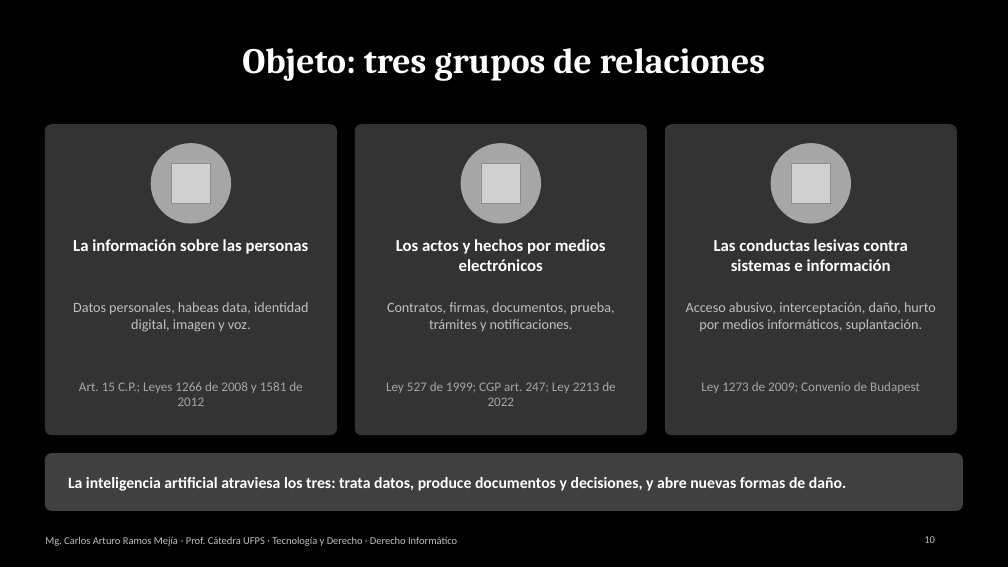
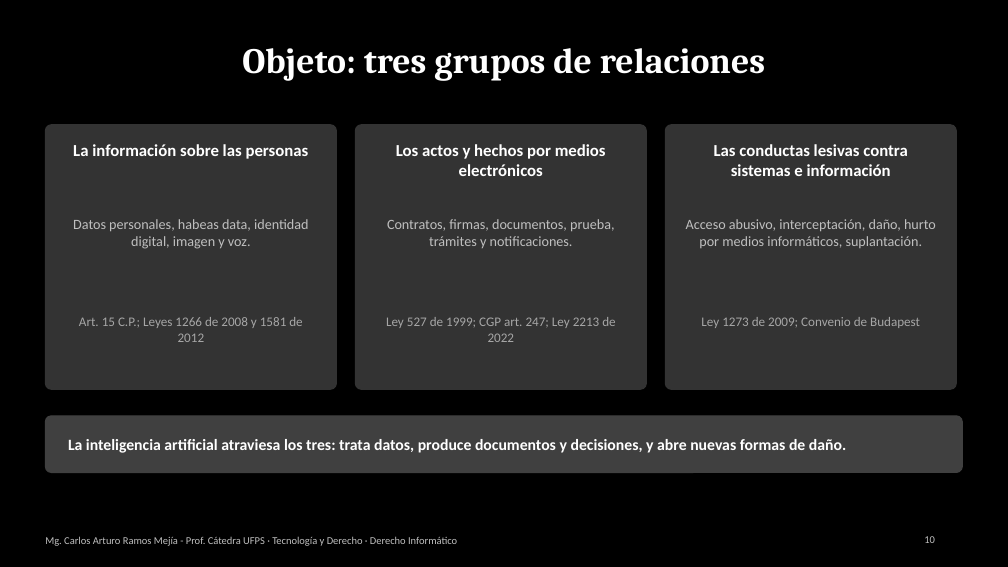
Before and after one commit to Arturoramos22/Arturoramos22, a slide deck: slide 10 of clase-derecho-informatico/DIAPOSITIVAS.pptx. Drawn at 1008x567 pixels with LibreOffice and Linux fonts; fonts in the diff are those of the drawing; grey boxes stand for pictures. Boxes give left, top, right and bottom in pixels: in the first picture for what was removed or moved away, otherwise in the second. Text is boxed around its words. In the diff, an @@ line names an element or a change of style, - is before the commit and + after.

```diff
--- a/clase-derecho-informatico/DIAPOSITIVAS.pptx
+++ b/clase-derecho-informatico/DIAPOSITIVAS.pptx
@@ rounded rectangle: place and size @@
-rounded rectangle at (45, 125, 337, 435)
+rounded rectangle at (45, 125, 337, 389)
@@ text "La información sobre las personas": place and size @@
-text "La información sobre las personas" at (73, 239, 309, 254)
+text "La información sobre las personas" at (73, 144, 309, 159)
@@ ellipse removed at (151, 144, 231, 223) @@
@@ rounded rectangle: place and size @@
-rounded rectangle at (355, 125, 647, 435)
+rounded rectangle at (355, 125, 647, 389)
@@ text "Los actos y hechos por ...": place and size @@
-text "Los actos y hechos por ..." at (396, 239, 606, 271)
+text "Los actos y hechos por ..." at (396, 144, 606, 176)
@@ ellipse removed at (461, 144, 541, 223) @@
@@ proportions changed in 3 elements at (45, 125, 337, 389), (355, 125, 647, 389), (665, 125, 957, 389) @@
@@ rounded rectangle: place and size @@
-rounded rectangle at (665, 125, 957, 435)
+rounded rectangle at (665, 125, 957, 389)
@@ text "Las conductas lesivas contra sistemas ...": place and size @@
-text "Las conductas lesivas contra sistemas ..." at (714, 239, 907, 271)
+text "Las conductas lesivas contra sistemas ..." at (714, 144, 907, 176)
@@ ellipse removed at (771, 144, 851, 223) @@
@@ picture removed at (171, 163, 211, 203) @@
@@ picture removed at (481, 163, 521, 203) @@
@@ picture removed at (791, 163, 831, 203) @@
@@ text "Datos personales, habeas data, identidad ...": place and size @@
-text "Datos personales, habeas data, identidad ..." at (73, 302, 308, 332)
+text "Datos personales, habeas data, identidad ..." at (73, 219, 308, 249)
@@ text "Contratos, firmas, documentos, prueba, trámites ...": place and size @@
-text "Contratos, firmas, documentos, prueba, trámites ..." at (387, 302, 614, 331)
+text "Contratos, firmas, documentos, prueba, trámites ..." at (387, 219, 614, 248)
@@ text "Acceso abusivo, interceptación, daño, hurto ...": place and size @@
-text "Acceso abusivo, interceptación, daño, hurto ..." at (686, 302, 936, 331)
+text "Acceso abusivo, interceptación, daño, hurto ..." at (686, 219, 936, 248)
@@ text "Art. 15 C.P.; Leyes 1266 ...": place and size @@
-text "Art. 15 C.P.; Leyes 1266 ..." at (79, 382, 302, 406)
+text "Art. 15 C.P.; Leyes 1266 ..." at (79, 317, 302, 342)
@@ text "Ley 527 de 1999; CGP ...": place and size @@
-text "Ley 527 de 1999; CGP ..." at (386, 382, 615, 406)
+text "Ley 527 de 1999; CGP ..." at (386, 317, 615, 342)
@@ text "Ley 1273 de 2009; Convenio ...": place and size @@
-text "Ley 1273 de 2009; Convenio ..." at (701, 382, 920, 393)
+text "Ley 1273 de 2009; Convenio ..." at (701, 317, 920, 328)
@@ rounded rectangle: place and size @@
-rounded rectangle at (45, 454, 963, 510)
+rounded rectangle at (45, 416, 963, 473)
@@ text "La inteligencia artificial atraviesa los ...": place and size @@
-text "La inteligencia artificial atraviesa los ..." at (68, 477, 846, 491)
+text "La inteligencia artificial atraviesa los ..." at (68, 439, 846, 453)
```
Also in this commit, not shown: 17 other slides changed, 2 other files.
